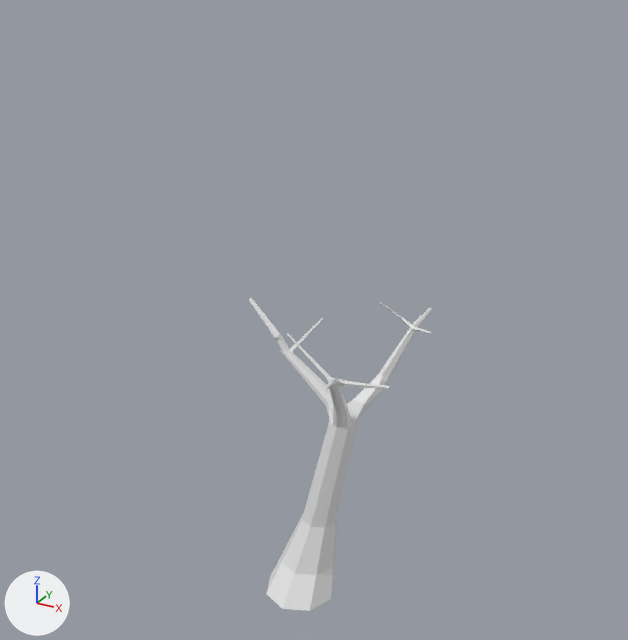
A saved change to the Blender file Assets/Prefabs/Tree/Tree.blend.
Before and after are seen from a camera (50 mm lens) standing at (5.7, -9.88, 9.4) and looking at (-0.02, 0.51, 4.21). Lighting does not change. The marker at lower left points along +X, +Y and +Z.

In view in the first picture: 'Tree'.
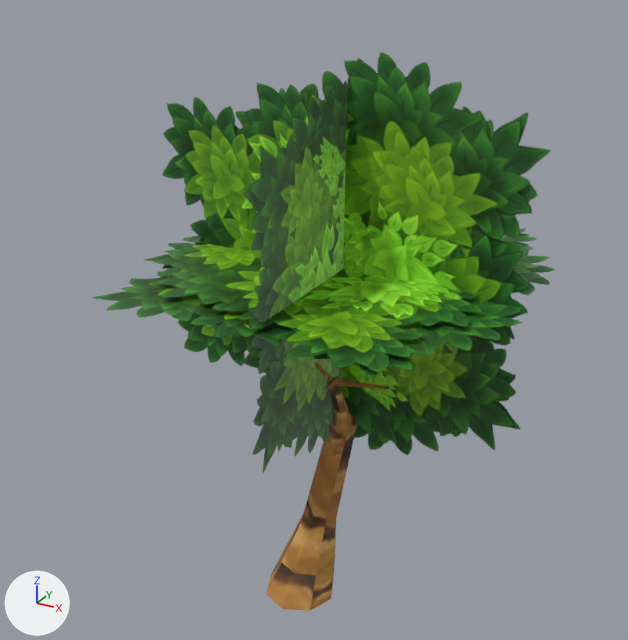
What differs and where, as boxes [x1, y1, x2, y2] in the pictures (628 x 640 px):
'Tree', reshaped
    before: [249, 298, 432, 611]
    after: [93, 52, 555, 611]
part 1 of me_cube_001, added (green)
    after: [93, 52, 555, 473]
part 2 of me_cube_001, recoloured (white to brown)
    both: [266, 361, 389, 611]

Edits to the bpy script that builds the scene:
```text
Add img_leaf_png:
    img_leaf_png = load_image('Leaf.png', 'Leaf.png', 2048, 1024, 'sRGB')
Add mat_tree:
    mat_tree = principled_material('Tree')
    mat_tree.texture = img_leaf_png  # with its transparency
Change me_cube_001:
    used by ob_tree; location = (0.0, 0.0, 0.0)
    verts and faces of me_cube_001; kept vertices keep their numbers, new ones are numbered from 203
    remove me_cube_001.from_pydata(...)  # 203 vertices, 190 faces; spans x -1.22..1.62, y -1.2..2.21, z -0.41..4.38
    add me_cube_001.from_pydata(...)  # 227 vertices, 196 faces; spans x -2.64..3.38, y -2.44..3.56, z -0.41..8.21
    me_cube_001 part 1
    add verts[203] = (-2.64, -2.44, 5.15)
    add verts[204] = (-2.64, 3.56, 5.15)
    add verts[205] = (-2.62, 0.41, 2.21)
    add verts[206] = (-2.62, 0.41, 8.21)
    add verts[207] = (-2.62, 0.38, 8.21)
    add verts[208] = (-2.62, 0.38, 2.21)
    add verts[209] = (-2.64, 3.56, 5.08)
    add verts[210] = (-2.64, -2.44, 5.08)
    add for new, old in zip([*range(211, 219)], [*range(203, 211)]): verts[new] = verts[old] + (6.0, 0.0, 0.0)
    add verts[219] = (0.45, -2.22, 2.35)
    add verts[220] = (0.45, 3.36, 2.35)
    add verts[221] = (0.49, -2.22, 2.35)
    add verts[222] = (0.49, 3.36, 2.35)
    add for new, old in zip([*range(223, 227)], [*range(219, 223)]): verts[new] = verts[old] + (0.06, 0.0, 5.58)
    add faces += [(219, 220, 224, 223), (203, 211, 212, 204), (205, 213, 214, 206), (207, 215, 216, 208), (221, 225, 226, 222), (209, 217, 218, 210)]
    me_cube_001 part 2: 190 faces spanning x -1.22..1.62, y -1.2..2.21, z -0.41..4.38 switch from no material to mat_tree (picture img_leaf_png)
```
